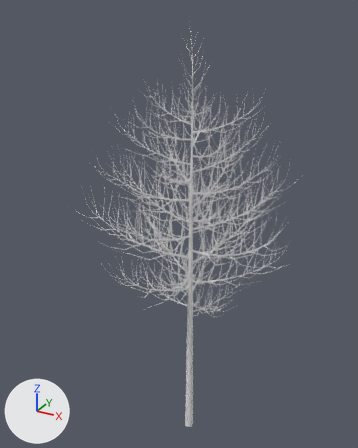
Renders of the FBX model Assets/Models/tree.fbx from each side of a commit.
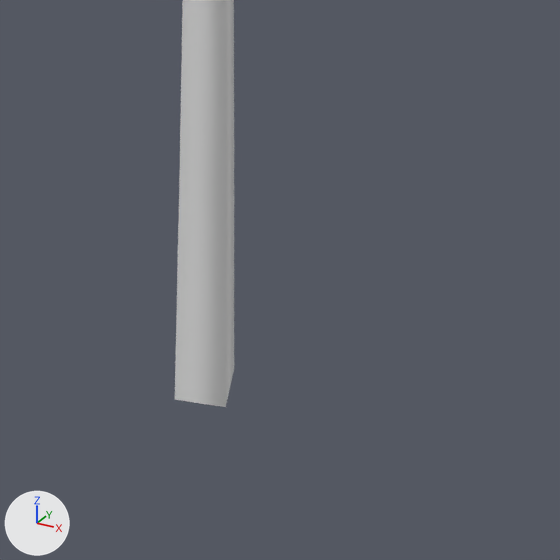
Old and new are each drawn whole from a 50 mm camera at (8.28, -16.05, 18.41) aimed at (-0.73, 0.33, 10.22) and again close up on the part from 45% to 66% of the width and 83% to 100% of the height. Every picture has the same lights, and +X, +Y and +Z are marked at lower left.

Objects in the first close-up: 'tree'.
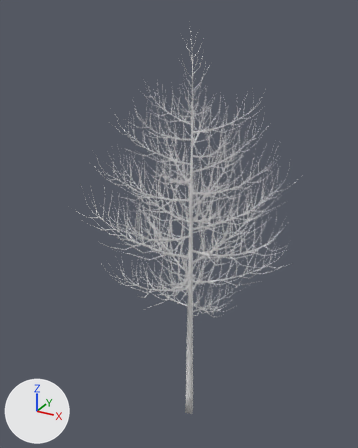
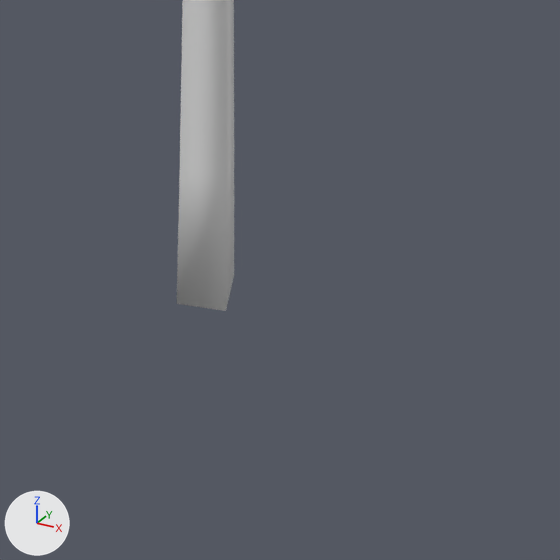
Boxes [x1, y1, x2, y2] around the edits, measured in the close-ups (560 x 560 px):
'tree', reshaped
    before: [175, 0, 234, 407]
    after: [177, 0, 234, 311]
part 1 of me_tree_006, built on
    before: [175, 150, 234, 407]
    after: [177, 150, 234, 311]

What changed in the scene script:
```text
Change me_tree_006:
    where me_tree_006.from_pydata(...)  # 10948 vertices, 8276 faces; spans x -4.3..4.5, y -4.3..4.6, z 0.0..18.0
    used by ob_tree; location = (0.0, 0.0, 0.0)
    verts and faces of me_tree_006; kept vertices keep their numbers, new ones are numbered from 10948
    before: 0 (0.2, -0.1, 0.0) at pixel (225, 407), 1 (0.1, 0.2, 0.0) at pixel (234, 368), 2 (-0.2, 0.1, 0.0), 3 (-0.1, -0.2, 0.0) at pixel (174, 399)
    me_tree_006 part 1
    add for i in [*range(0, 4)]: verts[i] += (0.0, 0.0, 0.8)
    add faces += [(0, 3, 2, 1)]
```
